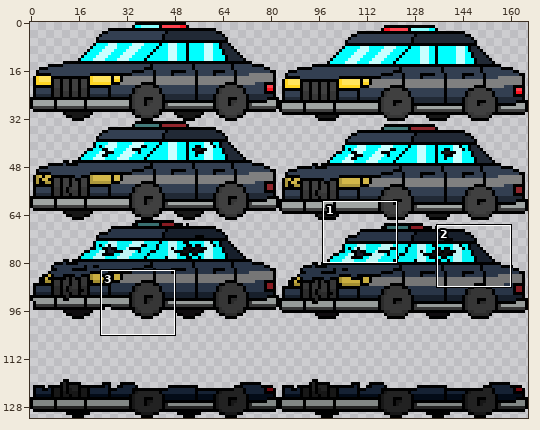
Sprite sheet: sprites/cop_car.png. The first picture is a wide view before the edit; the outline marks the close-up.
Close-up. First the earlier version:
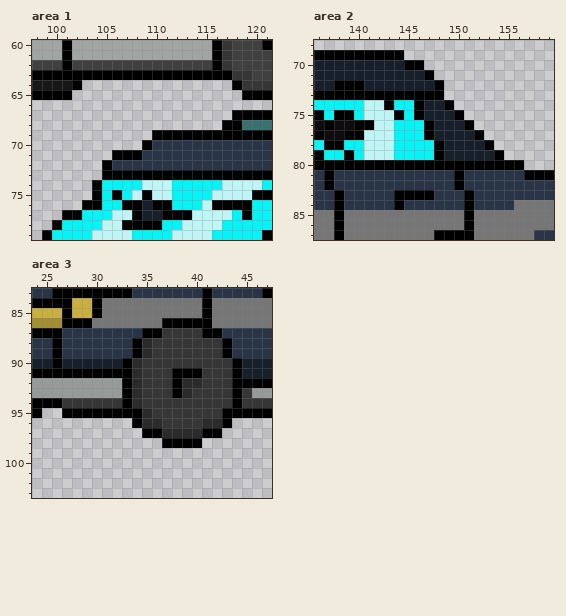
The file is 166x132 pixels. Colours within 5 levels of each other are drawn and written as one. Shown: area 1: x 98..121, y 60..79; area 2: x 136..159, y 68..87; area 3: x 24..47, y 83..103. The commit also changed other parts of the picture, which this record leaves out.
The result:
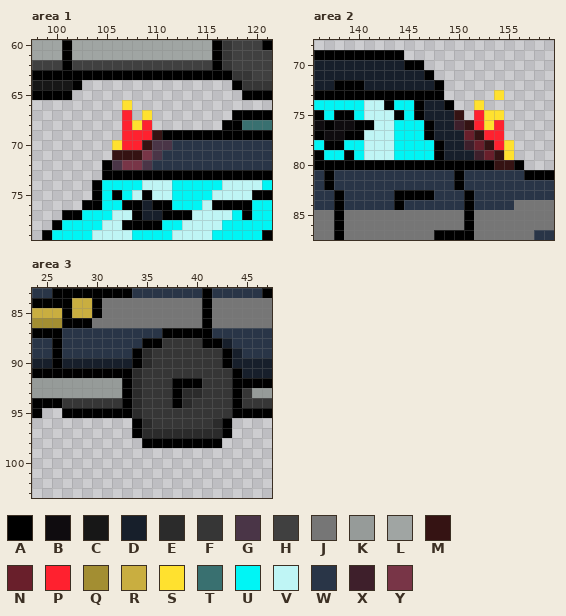
Palette (. is transparent): A #000000  B #0f0c0f  C #171717  D #171f2b  E #2b2b2b  F #363636  G #4a3547  H #404040  J #767676  K #969b99  L #a0a5a3  M #351313  N #691f2b  P #ff212f  Q #a38e32  R #c9ae40  S #ffe12f  T #397070  U #00f5f5  V #bff5f5  W #293547  X #3e1f2b  Y #783547
Edits made:
Changed rows in their new state; - is an unchanged pixel.
Area 1:
first column x 106:
66 -S----
67 -P-S--
68 -PSP--
69 -PPPM-
70 SPPMGG
71 MMMYG-
72 GYYG--
Area 2:
first column x 150:
73 ----S-
74 --S---
75 M-PSS-
76 XMPSP-
77 -NMPP-
78 -XNMPS
79 --XNMS
80 ----MM
Area 3:
first column x 33:
 86 ----JJJJ----
 87 --WWAAAA-W--
 88 -WAA----AAD-
 89 -----------D
 90 DAE-------AD
 91 -----FFF----
 92 ------AA----
 93 -------E----
 94 -----AE-----
 95 -EF-------F-
 96 ---F----F---
 97 -AEE----EEA-
 98 --AA----AA--
Pixel boxes of the changes (left, top, right, bottom) in both close-ups:
changed: (112, 100, 172, 170)
changed: (454, 90, 514, 170)
changed: (122, 318, 242, 448)
